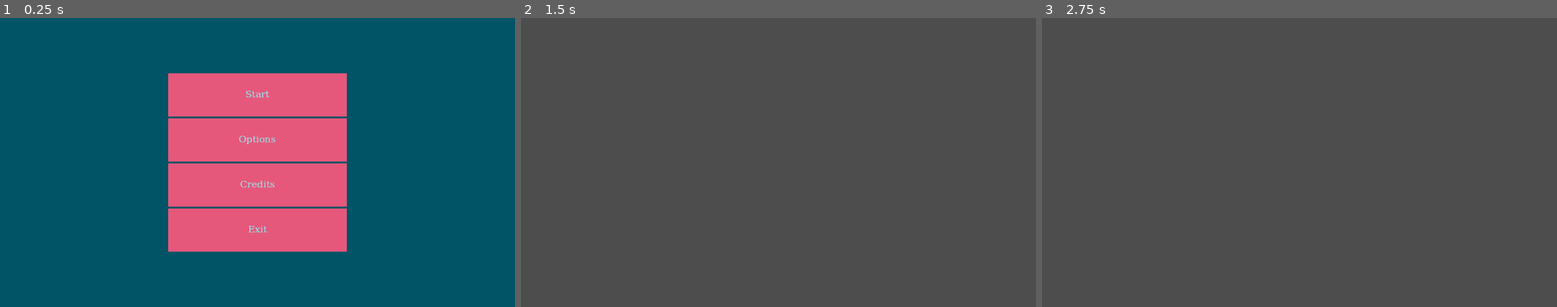
Above: before the commit, frames 1-3 (left to right).
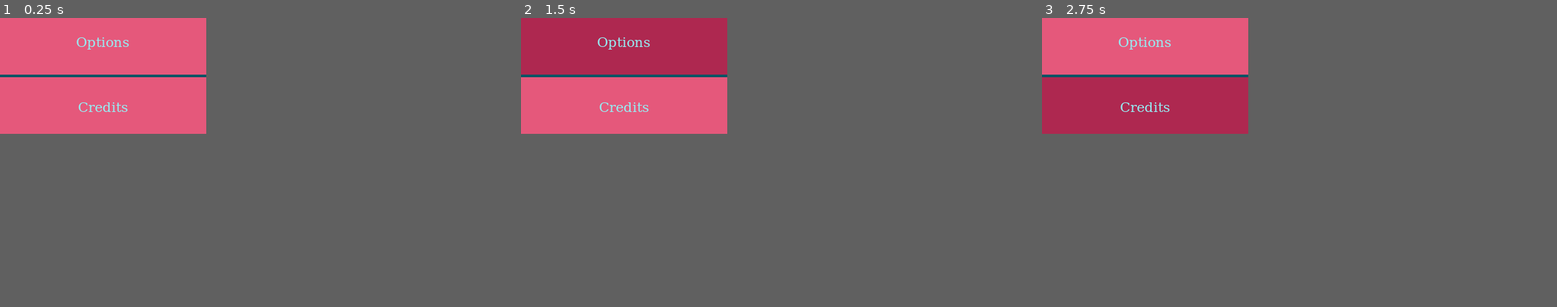
Above: after the commit, the same moments.

Repository: lily-swift/Jame-Gam-46
Game: Godot game, scene res://main_menu.tscn
The game is run twice, just before and just after one commit, with the same random seed, the same clock (stepped at 60 frames per second) and the same inputs.
Inputs (mouse positions are in pixels of both pictures, inside the frame that each line leads up to):
- Up to frame 1 (0.25 s): no input
- Up to frame 2 (1.5 s): click (778, 96) at 0.5 s, where only the run before the commit has a clickable "Start"; click (778, 81) at 1.25 s, where only the run after the commit has a clickable "Options"
- Up to frame 3 (2.75 s): click (1299, 243) at 2 s, where only the run after the commit has a clickable "Credits"
In our replay, the window is 799x449 before the commit and 320x180 after it. These sizes can differ from the game's own. Grey fills any space a smaller window leaves; there, only what the larger window draws over its background counts as a difference.

The runs differ from the first frame. In frame 1, 34% of the frame differs, in the area x 0-68%, y 0-81%; in frame 2, 16%; in frame 3, 16%.

Commit message:
Added character to level scene and added inputs

Diff:
--- a/Game/level.tscn
+++ b/Game/level.tscn
@@ -1,3 +1,29 @@
-[gd_scene format=3 uid="uid://bw14fnsdi7bdq"]
+[gd_scene load_steps=3 format=3 uid="uid://bw14fnsdi7bdq"]
+
+[ext_resource type="Script" uid="uid://2fqyy1a65sm7" path="res://playerController.gd" id="1_vonw3"]
+[ext_resource type="SpriteFrames" uid="uid://3ao12oolqb86" path="res://playerSpriteFrames.tres" id="2_oi3di"]
 
 [node name="Level" type="Node2D"]
+texture_filter = 1
+
+[node name="CharacterBody2D" type="CharacterBody2D" parent="."]
+script = ExtResource("1_vonw3")
+
+[node name="CollisionPolygon2D" type="CollisionPolygon2D" parent="CharacterBody2D"]
+polygon = PackedVector2Array(-8, -11, -4, -17, 4, -17, 8, -11, 8, 3, 16, 9, 16, 23, -16, 23, -16, 9, -8, 3)
+
+[node name="AnimatedSprite2D" type="AnimatedSprite2D" parent="CharacterBody2D"]
+sprite_frames = ExtResource("2_oi3di")
+animation = &"Idle"
+
+[node name="RCbottom" type="RayCast2D" parent="CharacterBody2D"]
+position = Vector2(0, 22)
+target_position = Vector2(0, 5)
+
+[node name="RCbottomleft" type="RayCast2D" parent="CharacterBody2D"]
+position = Vector2(-15, 22)
+target_position = Vector2(0, 3)
+
+[node name="RCbottomright" type="RayCast2D" parent="CharacterBody2D"]
+position = Vector2(15, 22)
+target_position = Vector2(0, 3)
--- /dev/null
+++ b/Game/playerController.gd
@@ -0,0 +1,13 @@
+extends CharacterBody2D
+
+var input_directionW : int = 0
+
+func _ready():
+	$AnimatedSprite2D.play("Idle");
+
+func get_input():
+	input_directionW = 0;
+	if Input.is_action_pressed("left"):
+		input_directionW -= 1
+	if Input.is_action_pressed("right"):
+		input_directionW += 1
--- /dev/null
+++ b/Game/playerSpriteFrames.tres
@@ -0,0 +1,14 @@
+[gd_resource type="SpriteFrames" load_steps=2 format=3 uid="uid://3ao12oolqb86"]
+
+[ext_resource type="Texture2D" uid="uid://vm6htt1phd75" path="res://monster.png" id="1_jqn81"]
+
+[resource]
+animations = [{
+"frames": [{
+"duration": 1.0,
+"texture": ExtResource("1_jqn81")
+}],
+"loop": true,
+"name": &"Idle",
+"speed": 5.0
+}]
--- a/Game/project.godot
+++ b/Game/project.godot
@@ -15,6 +15,39 @@
 config/features=PackedStringArray("4.4", "GL Compatibility")
 config/icon="res://icon.svg"
 
+[display]
+
+window/size/viewport_width=320
+window/size/viewport_height=180
+window/size/mode=3
+window/stretch/scale_mode="integer"
+
+[input]
+
+jump={
+"deadzone": 0.2,
+"events": [Object(InputEventKey,"resource_local_to_scene":false,"resource_name":"","device":-1,"window_id":0,"alt_pressed":false,"shift_pressed":false,"ctrl_pressed":false,"meta_pressed":false,"pressed":false,"keycode":0,"physical_keycode":32,"key_label":0,"unicode":32,"location":0,"echo":false,"script":null)
+, Object(InputEventJoypadButton,"resource_local_to_scene":false,"resource_name":"","device":-1,"button_index":0,"pressure":0.0,"pressed":false,"script":null)
+]
+}
+moveLeft={
+"deadzone": 0.2,
+"events": [Object(InputEventKey,"resource_local_to_scene":false,"resource_name":"","device":-1,"window_id":0,"alt_pressed":false,"shift_pressed":false,"ctrl_pressed":false,"meta_pressed":false,"pressed":false,"keycode":0,"physical_keycode":4194319,"key_label":0,"unicode":0,"location":0,"echo":false,"script":null)
+, Object(InputEventKey,"resource_local_to_scene":false,"resource_name":"","device":-1,"window_id":0,"alt_pressed":false,"shift_pressed":false,"ctrl_pressed":false,"meta_pressed":false,"pressed":false,"keycode":0,"physical_keycode":65,"key_label":0,"unicode":97,"location":0,"echo":false,"script":null)
+]
+}
+moveRight={
+"deadzone": 0.2,
+"events": [Object(InputEventKey,"resource_local_to_scene":false,"resource_name":"","device":-1,"window_id":0,"alt_pressed":false,"shift_pressed":false,"ctrl_pressed":false,"meta_pressed":false,"pressed":false,"keycode":0,"physical_keycode":4194321,"key_label":0,"unicode":0,"location":0,"echo":false,"script":null)
+, Object(InputEventKey,"resource_local_to_scene":false,"resource_name":"","device":-1,"window_id":0,"alt_pressed":false,"shift_pressed":false,"ctrl_pressed":false,"meta_pressed":false,"pressed":false,"keycode":0,"physical_keycode":68,"key_label":0,"unicode":100,"location":0,"echo":false,"script":null)
+]
+}
+drill={
+"deadzone": 0.2,
+"events": [Object(InputEventKey,"resource_local_to_scene":false,"resource_name":"","device":-1,"window_id":0,"alt_pressed":false,"shift_pressed":false,"ctrl_pressed":false,"meta_pressed":false,"pressed":false,"keycode":0,"physical_keycode":4194325,"key_label":0,"unicode":0,"location":0,"echo":false,"script":null)
+]
+}
+
 [rendering]
 
 renderer/rendering_method="gl_compatibility"
Binary file added: Game/monster.png
Not shown, added: Game/monster.png.import
Not shown, added: Game/playerController.gd.uid
